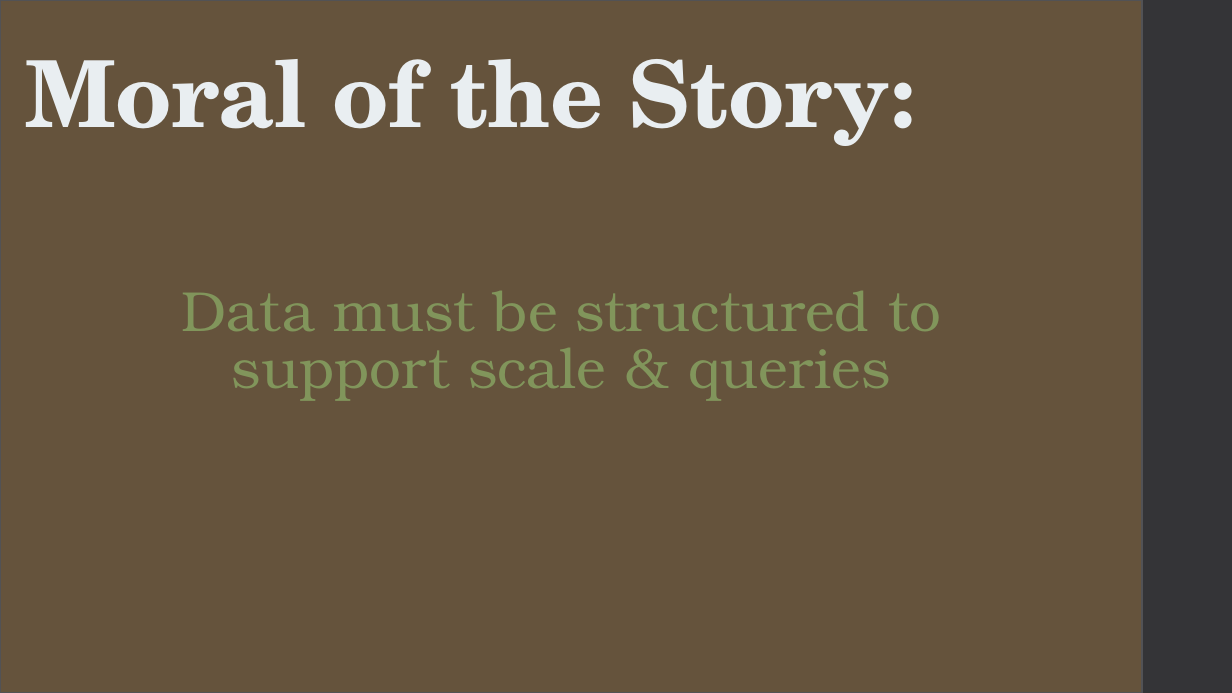
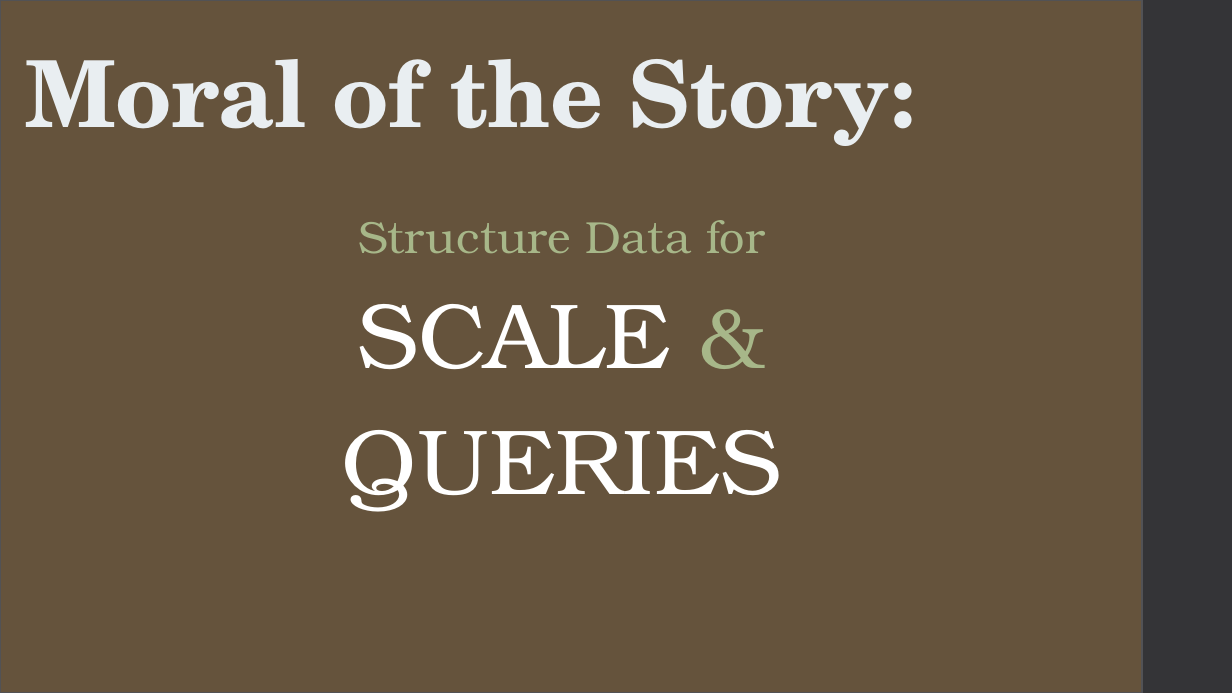
Before and after one commit to CaitieM20/DotNetConf, a slide deck: slide 15 of Patterns & Best Practices For Moving From RDBMS to Azure Storage.pptx. Drawn at 1232x693 pixels with LibreOffice and Linux fonts; fonts in the diff are those of the drawing. Boxes give left, top, right and bottom in pixels: in the first picture for what was removed or moved away, otherwise in the second. Text is boxed around its words. In the diff, an @@ line names an element or a change of style, - is before the commit and + after.

```diff
--- a/Patterns & Best Practices For Moving From RDBMS to Azure Storage.pptx
+++ b/Patterns & Best Practices For Moving From RDBMS to Azure Storage.pptx
@@ text at (341, 220, 781, 512): text changed; size 44 to 35 pt; text colour #81955B to #A7B789 @@
-Data must be structured to support scale & queries
+Structure Data for
+SCALE &
+QUERIES
```
Also in this commit, not shown: 8 other slides changed, 11 slides added, 4 slides removed.
